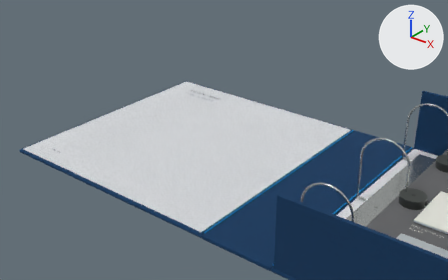
The Blender file volume-5-model.blend as it was, and as the next commit left it.
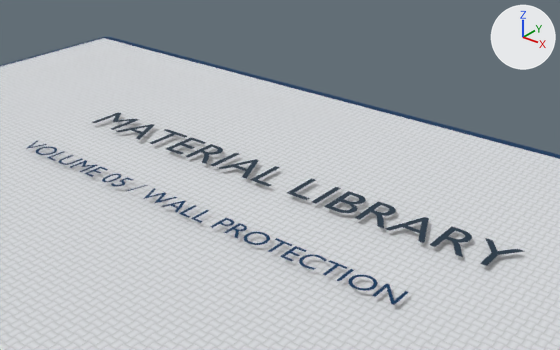
Each version is shown whole from a camera (50 mm lens) standing at (0.234, -0.502, 0.325) and looking at (-0.257, 0.113, -0.056), then close up from a camera (50 mm lens) standing at (-0.248, 0.06, 0.037) and looking at (-0.294, 0.118, 0.001). The lights are fixed; the arrows at upper right show +X, +Y and +Z. The older version's two pictures come first.

Script lines for the objects in view, before the commit:
```python
me_cube_014 = bpy.data.meshes.new('Cube.014')
me_cube_014.from_pydata(...)  # a box spanning x -0.14..0.14, y -0.146..0.146, z -0.002..0.002
me_cube_014.materials.append(mat_utsw_shell_cloth_navy)
me_inner_cover_mark = bpy.data.meshes.new('Inner_cover_mark')
me_inner_cover_mark.from_pydata(...)  # 485 vertices, 471 faces; spans x 0.0005..0.0548, y 0.0..0.0044, z 0.0
me_inner_cover_mark.materials.append(mat_workshop_navy_ink)  # dark blue #102f42
me_inner_cover_subtitle_001 = bpy.data.meshes.new('Inner_cover_subtitle.001')
me_inner_cover_subtitle_001.from_pydata(...)  # 910 vertices, 878 faces; spans x 0.0..0.0499, y 0.0..0.0023, z 0.0
me_inner_cover_subtitle_001.materials.append(mat_utsw_ink_plastic_navy)  # dark blue #00355d
ob_cover_left = bpy.data.objects.new('Cover_left', me_cube_014)
ob_cover_left.parent = ob_fold_cover
ob_cover_left.location = (-0.14, 0.0, -0.00254)
_m = ob_cover_left.modifiers.new('Soft manufactured edges', 'BEVEL')
_m.width = 0.00152
_m.width_pct = 0.00152
_m.segments = 3
_m = ob_cover_left.modifiers.new('Weighted corner normals', 'WEIGHTED_NORMAL')
ob_inner_cover_mark = bpy.data.objects.new('Inner_cover_mark', me_inner_cover_mark)
ob_inner_cover_mark.parent = ob_fold_cover
ob_inner_cover_mark.location = (-0.246, 0.116, 0.000635)
ob_inner_cover_subtitle = bpy.data.objects.new('Inner_cover_subtitle', me_inner_cover_subtitle_001)
ob_inner_cover_subtitle.parent = ob_fold_cover
ob_inner_cover_subtitle.location = (-0.246, 0.106, 0.000635)
# also in view: 'Inside_left' at (-0.216, 0.0, 0.0)
```
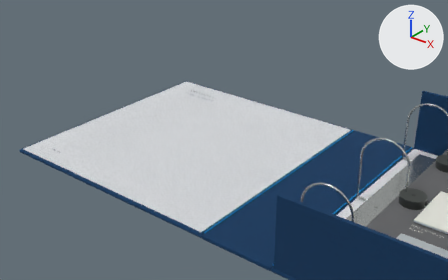
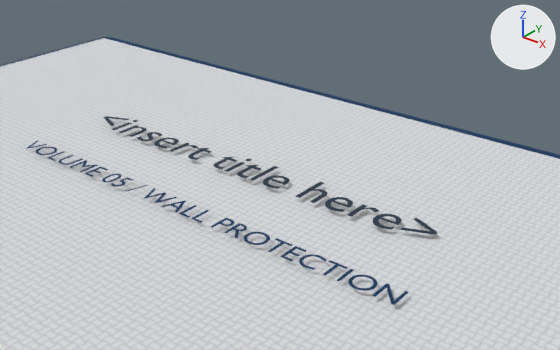
Boxes (x1, y1, x2, y2) around the edits, measured in the close-ups (560 x 350 px; the box of a moved part takes in the faces that stretch with it):
'Inner_cover_mark', reshaped (22% narrower, 23% shorter): before (92, 112, 524, 266); after (103, 116, 438, 234)
part 1 of me_inner_cover_mark, moved or reshaped: before (210, 153, 239, 167); after (249, 166, 278, 181)
part 2 of me_inner_cover_mark, rebuilt (44% narrower, 42% shorter): before (92, 112, 139, 130); after (103, 116, 129, 126)
part 3 of me_inner_cover_mark, rebuilt (29% narrower, 47% shorter): before (166, 137, 207, 155); after (169, 143, 198, 152)
part 4 of me_inner_cover_mark, rebuilt: before (150, 129, 187, 144); after (154, 138, 179, 148)
part 5 of me_inner_cover_mark, rebuilt (13% narrower, 32% shorter): before (250, 166, 280, 187); after (263, 175, 289, 189)
part 6 of me_inner_cover_mark, rebuilt (7% wider): before (287, 178, 316, 200); after (296, 181, 327, 203)
part 7 of me_inner_cover_mark, added: after (213, 157, 238, 169)
part 8 of me_inner_cover_mark, added: after (120, 125, 147, 137)
part 9 of me_inner_cover_mark, added: after (347, 204, 379, 217)
part 10 of me_inner_cover_mark, deleted (dark blue): before (430, 227, 472, 257)
part 11 of me_inner_cover_mark, deleted: before (480, 238, 524, 266)
part 12 of me_inner_cover_mark, deleted: before (312, 187, 341, 204)
part 13 of me_inner_cover_mark, moved or reshaped: before (324, 191, 429, 243); after (325, 197, 438, 234)
part 14 of me_inner_cover_mark, reshaped: before (117, 124, 259, 179); after (111, 123, 261, 178)

What changed in the scene script:
```text
Change me_inner_cover_mark:
    used by ob_inner_cover_mark; parent = ob_fold_cover; location = (-0.246, 0.116, 0.000635)
    remove me_inner_cover_mark.from_pydata(...)  # 485 vertices, 471 faces; spans x 0.0005..0.0548, y 0.0..0.0044, z 0.0
    add me_inner_cover_mark.from_pydata(...)  # 1050 vertices, 1020 faces; spans x 0.0003..0.0471, y -0.0001..0.0043, z 0.0
    me_inner_cover_mark part 1: the loose piece of 4 vertices spanning x 0.0205..0.0211, y 0.0..0.0043, z 0.0 is moved by (0.0056, 0.0, 0.0)
    me_inner_cover_mark part 2: the loose piece of 15 vertices spanning x 0.0005..0.0045, y 0.0..0.0043, z 0.0 is rebuilt with 7 vertices and now spans x 0.0003..0.0034, y 0.0007..0.0038, z 0.0
    me_inner_cover_mark part 3: the loose piece of 12 vertices spanning x 0.0135..0.016, y 0.0..0.0043, z 0.0 is rebuilt with 55 vertices and now spans x 0.0142..0.0163, y 0.0..0.0029, z 0.0
    me_inner_cover_mark part 4: the loose piece of 8 vertices spanning x 0.0093..0.0129, y 0.0..0.0043, z 0.0 is rebuilt with 99 vertices and now spans x 0.011..0.0136, y -0.0001..0.0029, z 0.0
    me_inner_cover_mark part 5: the loose piece of 6 vertices spanning x 0.0263..0.0289, y 0.0..0.0043, z 0.0 is rebuilt with 99 vertices and now spans x 0.0274..0.03, y -0.0001..0.0029, z 0.0
    me_inner_cover_mark part 6: the loose piece of 6 vertices spanning x 0.0312..0.0338, y 0.0..0.0043, z 0.0 is rebuilt with 57 vertices and now spans x 0.0324..0.0348, y 0.0..0.0043, z 0.0
    me_inner_cover_mark part 7: a new loose piece of 58 vertices spanning x 0.0202..0.0223, y -0.0001..0.0034, z 0.0, in mat_workshop_navy_ink (dark blue #102f42)
    me_inner_cover_mark part 8: a new loose piece of 57 vertices spanning x 0.0055..0.0079, y 0.0..0.0029, z 0.0, in mat_workshop_navy_ink (dark blue #102f42)
    me_inner_cover_mark part 9: a new loose piece of 55 vertices spanning x 0.0386..0.0407, y 0.0..0.0029, z 0.0, in mat_workshop_navy_ink (dark blue #102f42)
    me_inner_cover_mark part 10: the loose piece of 94 vertices spanning x 0.0476..0.0509, y 0.0..0.0043, z 0.0 is deleted
    me_inner_cover_mark part 11: the loose piece of 9 vertices spanning x 0.0509..0.0548, y 0.0..0.0043, z 0.0 is deleted
    me_inner_cover_mark part 12: the loose piece of 4 vertices spanning x 0.0343..0.035, y 0.0..0.0043, z 0.0 is deleted
    me_inner_cover_mark part 13: 4 vertices moved within x 0.0365..0.0428, y 0.0..0.0026, z 0.0; 200 vertices removed from x 0.0359..0.0471, y 0.0..0.0044, z 0.0; 194 vertices added at x 0.0354..0.0471, y -0.0001..0.0038, z 0.0
    me_inner_cover_mark part 14: 113 vertices removed from x 0.005..0.0259, y 0.0..0.0044, z 0.0; 255 vertices added at x 0.0041..0.0258, y -0.0001..0.0034, z 0.0
    other edits to the shape of me_inner_cover_mark do not show in these pictures
```
